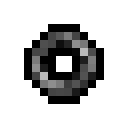
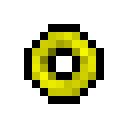
The second (128, 128) image is a revision of the first. Changes to its layers:
hid "Stone Ring" over [32, 32, 96, 96]
added layer "Visible #3" above "Iron Ring" over [32, 32, 96, 96]
